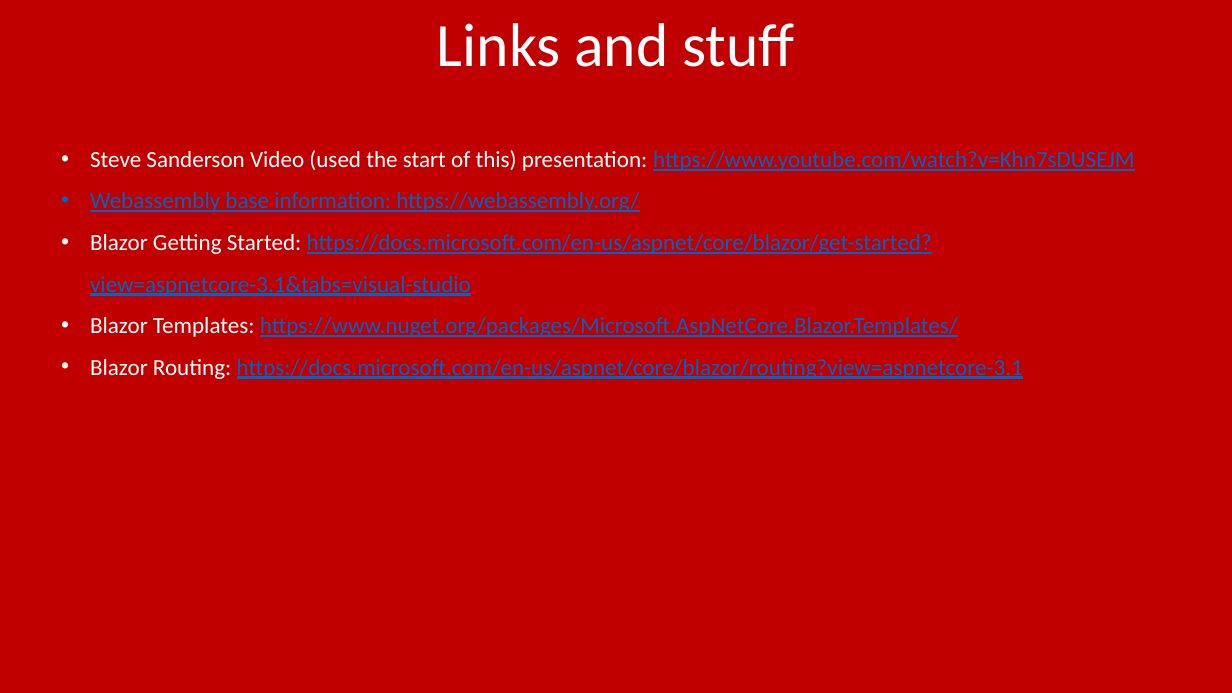
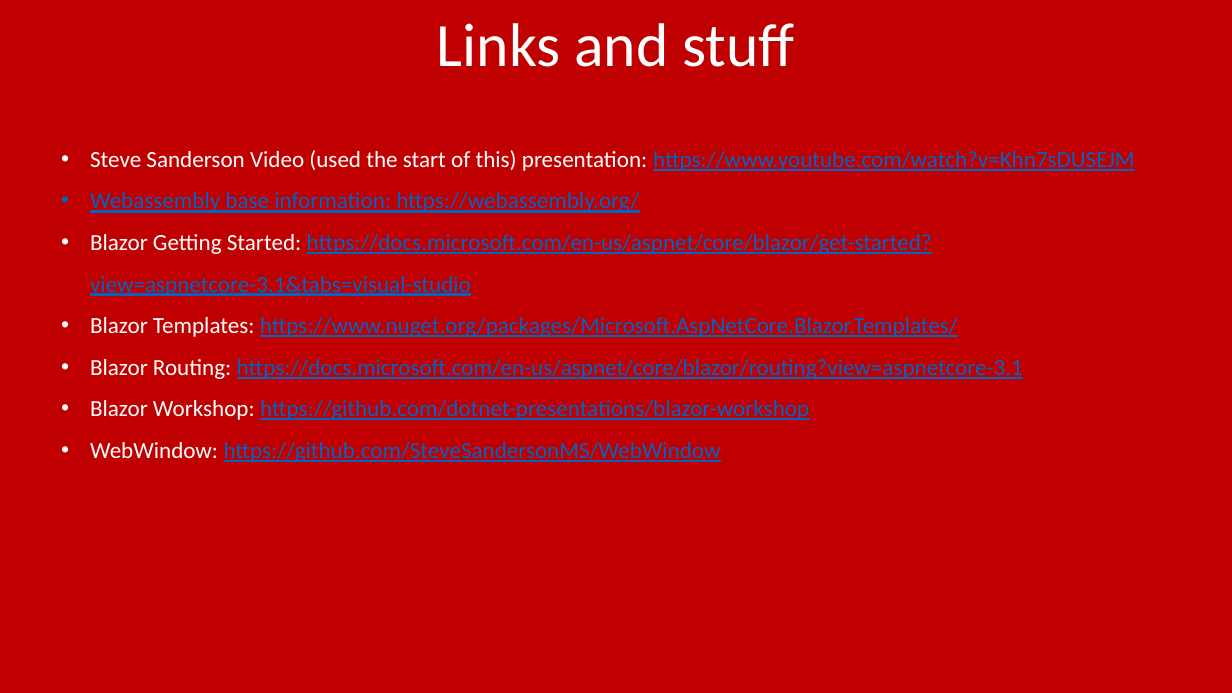
Before and after one commit to pulcher/blazor-playground, a slide deck: slide 13 of talks/intro_to_blazor/intro-to-blazor.pptx (slide 11 before the commit). Drawn at 1232x693 pixels with LibreOffice and Linux fonts; fonts in the diff are those of the drawing. Boxes give left, top, right and bottom in pixels: in the first picture for what was removed or moved away, otherwise in the second. Text is boxed around its words. In the diff, an @@ line names an element or a change of style, - is before the commit and + after.

```diff
--- a/talks/intro_to_blazor/intro-to-blazor.pptx
+++ b/talks/intro_to_blazor/intro-to-blazor.pptx
@@ text at box(90, 400, 809, 462): paragraphs added @@
+• Blazor Workshop: https://github.com/dotnet-presentations/blazor-workshop
+• WebWindow: https://github.com/SteveSandersonMS/WebWindow
```
Also in this commit, not shown: 1 other slide changed, 1 slide added.
